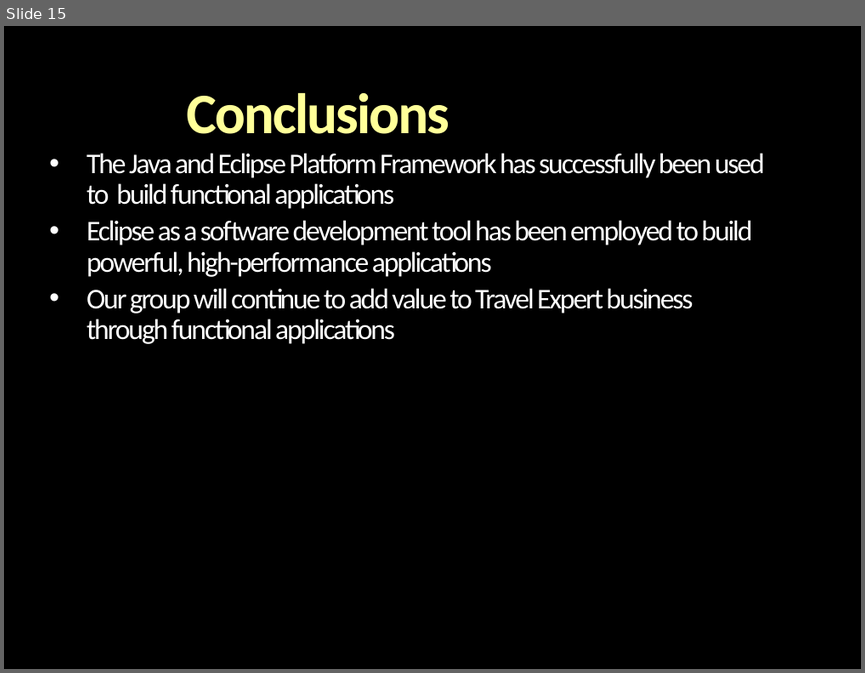
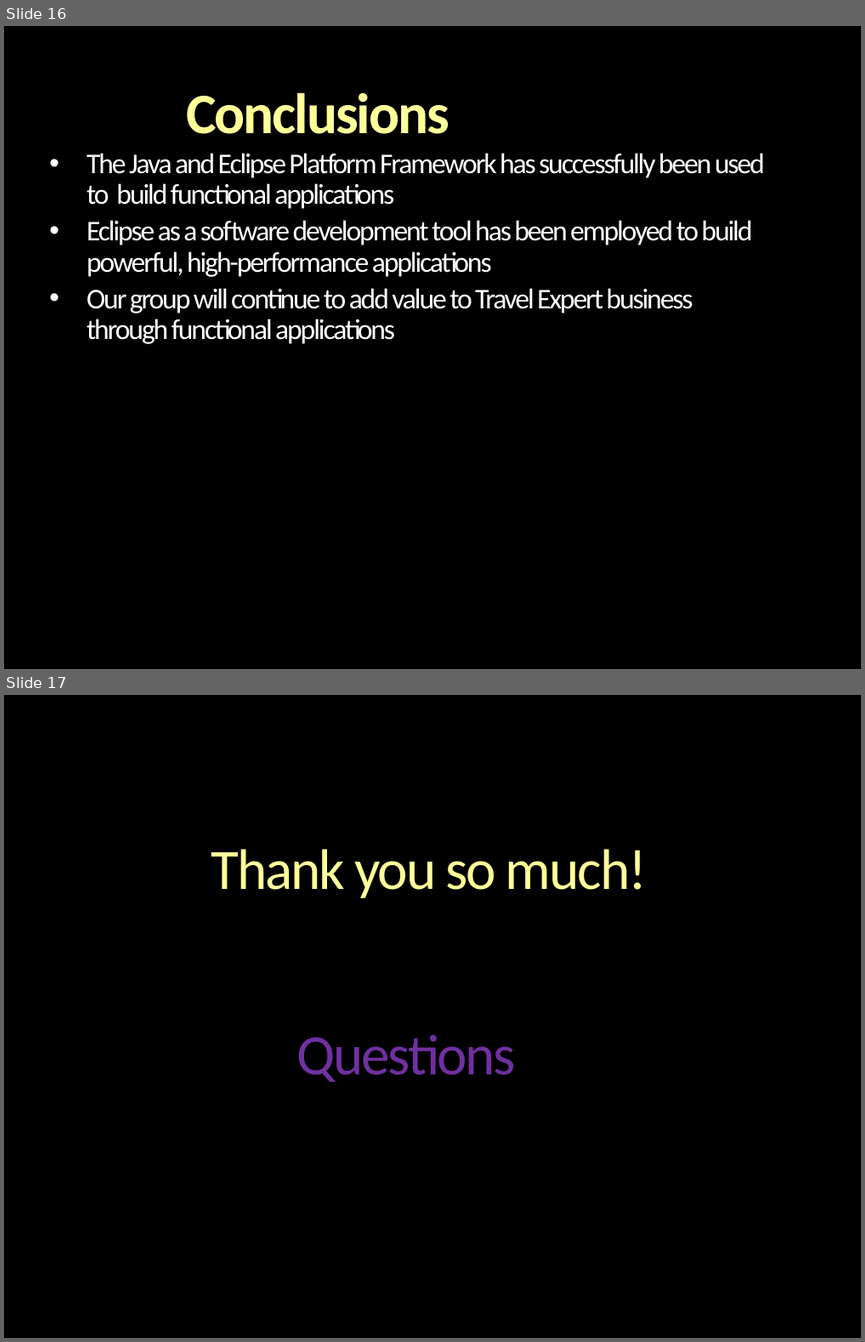
Before and after one commit to alonch/java-travels-experts, a slide deck: src/travelexperts/Developers.pptx. Shown one above the other, each under a label of ours: slide 15 before the commit, slides 16 and 17 after it. The pictures are 865x673 and 865x1342 pixels, drawn with LibreOffice and Linux fonts; fonts in the diff are those of the drawing; background and template pictures are left out. Boxes give left, top, right and bottom in pixels: in the first picture for what was removed or moved away, otherwise in the second. Text is boxed around its words. In the diff, an @@ line names an element or a change of style, - is before the commit and + after.

```diff
--- a/src/travelexperts/Developers.pptx
+++ b/src/travelexperts/Developers.pptx
@@ slide 17 added at [4,695,861,1338], background picture (left out) @@
@@ title added at [211,849,647,1082], 48 pt, text gradient #FFFFB9 to #FFFF99 to #F6AE1E @@
+Thank you so much!
+Questions
@@ what was slide 15 is now slide 16 @@
```
Also in this commit, not shown: 4 slides changed, 1 other slide added.
